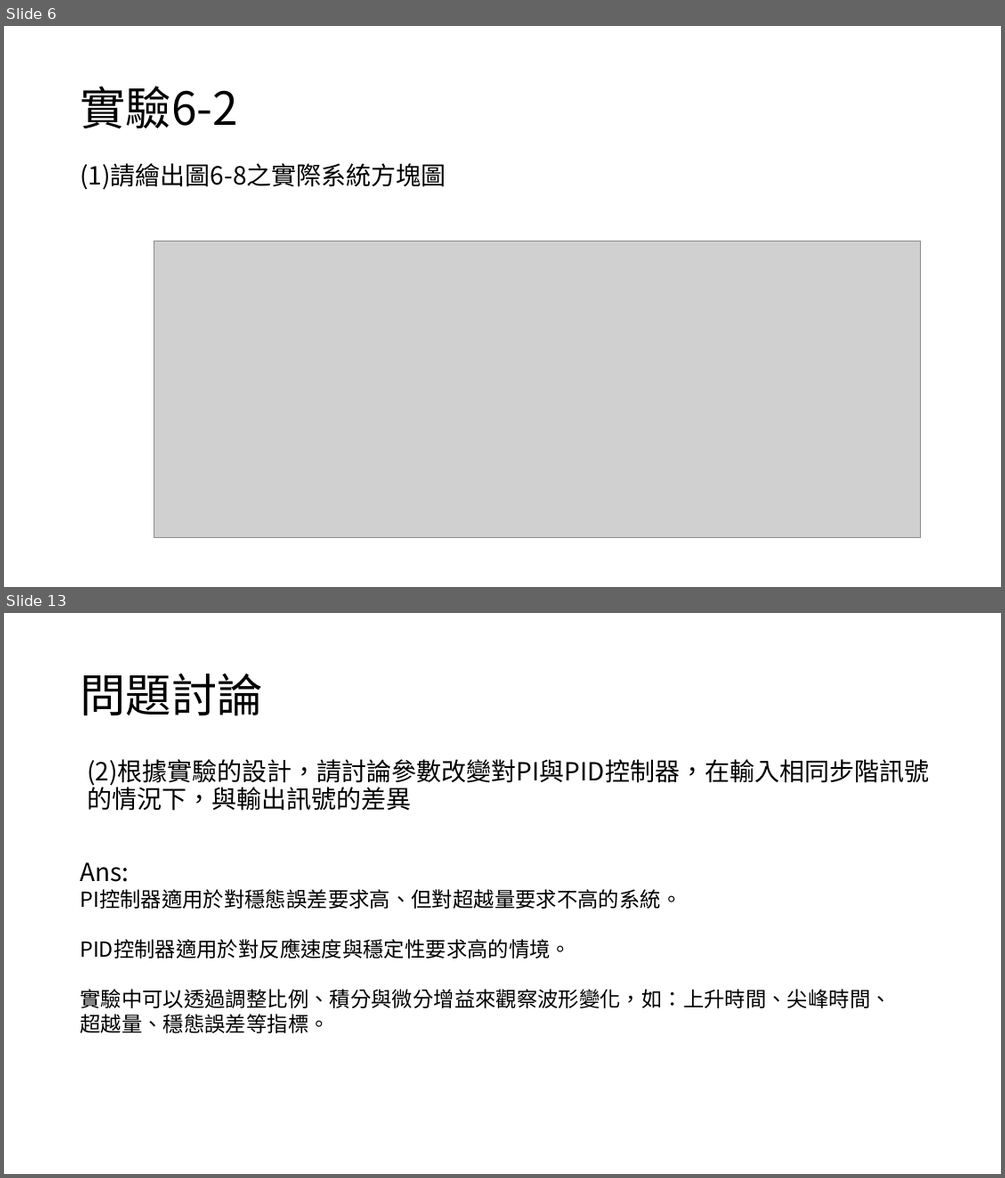
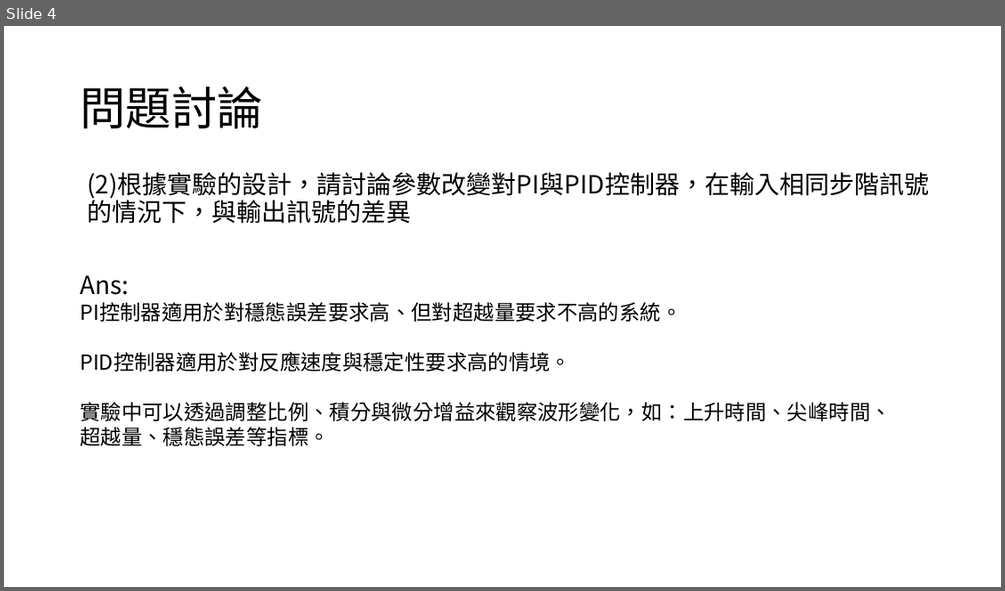
Before and after one commit to yeyi58095/control_lab, a slide deck: 實驗七/presentation/實驗七_第二組_葉彥辰_郭亮佑_蘇昱嘉.pptx. Shown one above the other, each under a label of ours: slides 6 and 13 before the commit, slide 4 after it; the slides between them are not shown. The pictures are 1005x1178 and 1005x591 pixels, drawn with LibreOffice and Linux fonts; fonts in the diff are those of the drawing; grey boxes stand for pictures. Boxes give left, top, right and bottom in pixels: in the first picture for what was removed or moved away, otherwise in the second. Text is boxed around its words. In the diff, an @@ line names an element or a change of style, - is before the commit and + after.

```diff
--- a/實驗七/presentation/實驗七_第二組_葉彥辰_郭亮佑_蘇昱嘉.pptx
+++ b/實驗七/presentation/實驗七_第二組_葉彥辰_郭亮佑_蘇昱嘉.pptx
@@ slide 6 removed at [4,26,1001,587], background #FFFFFF @@
@@ title removed at [80,86,238,128] @@
-實驗6-2
@@ text removed at [80,163,445,190] @@
-(1)請繪出圖6-8之實際系統方塊圖
@@ picture removed at [154,240,920,538] @@
@@ what was slide 13 is now slide 4 @@
```
Also in this commit, not shown: 3 slides changed, 8 other slides removed.
